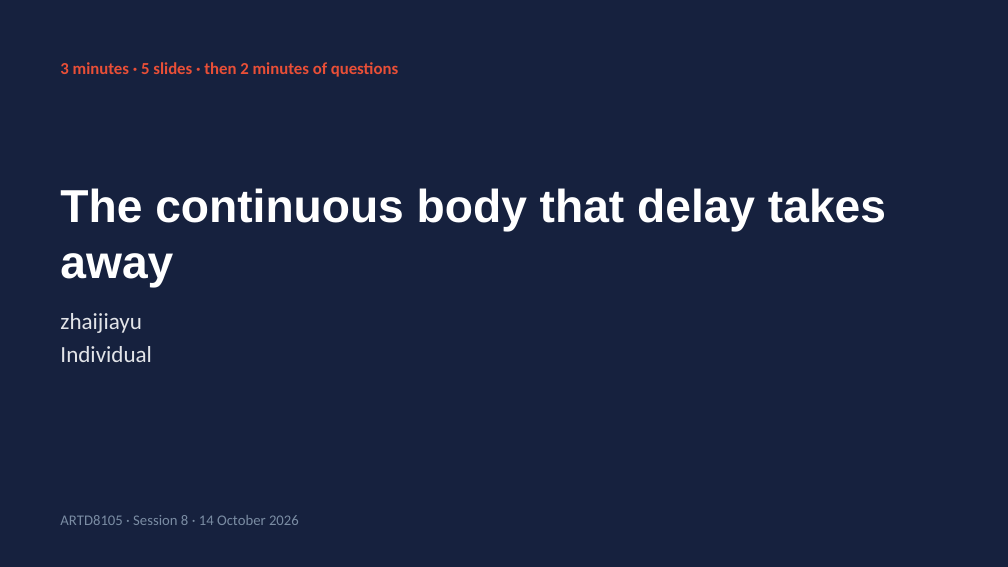
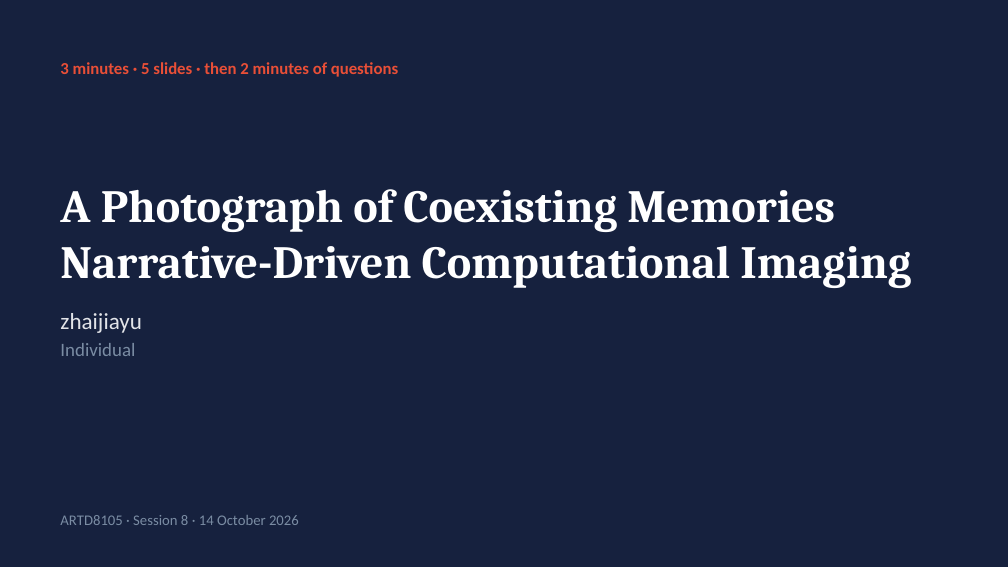
Before and after one commit to takuzzhai-hue/artd8105_zhaijiayu, a slide deck: slide 1 of my_work/idea_evaluation_defence.pptx. Drawn at 1008x567 pixels with LibreOffice and Linux fonts; fonts in the diff are those of the drawing. Boxes give left, top, right and bottom in pixels: in the first picture for what was removed or moved away, otherwise in the second. Text is boxed around its words. In the diff, an @@ line names an element or a change of style, - is before the commit and + after.

```diff
--- a/my_work/idea_evaluation_defence.pptx
+++ b/my_work/idea_evaluation_defence.pptx
@@ title at (60, 189, 911, 288): text changed; font Arial to Cambria @@
-The continuous body that delay takes away
+A Photograph of Coexisting Memories
+Narrative-Driven Computational Imaging
@@ text "zhaijiayu" at (60, 313, 141, 356): size 22 to 18 pt, text colour #E2E4E8 to #7A8CA3 in "Individual"; less space between paragraphs @@
```
Also in this commit, not shown: 4 slides added, 4 slides removed, 4 other files.
